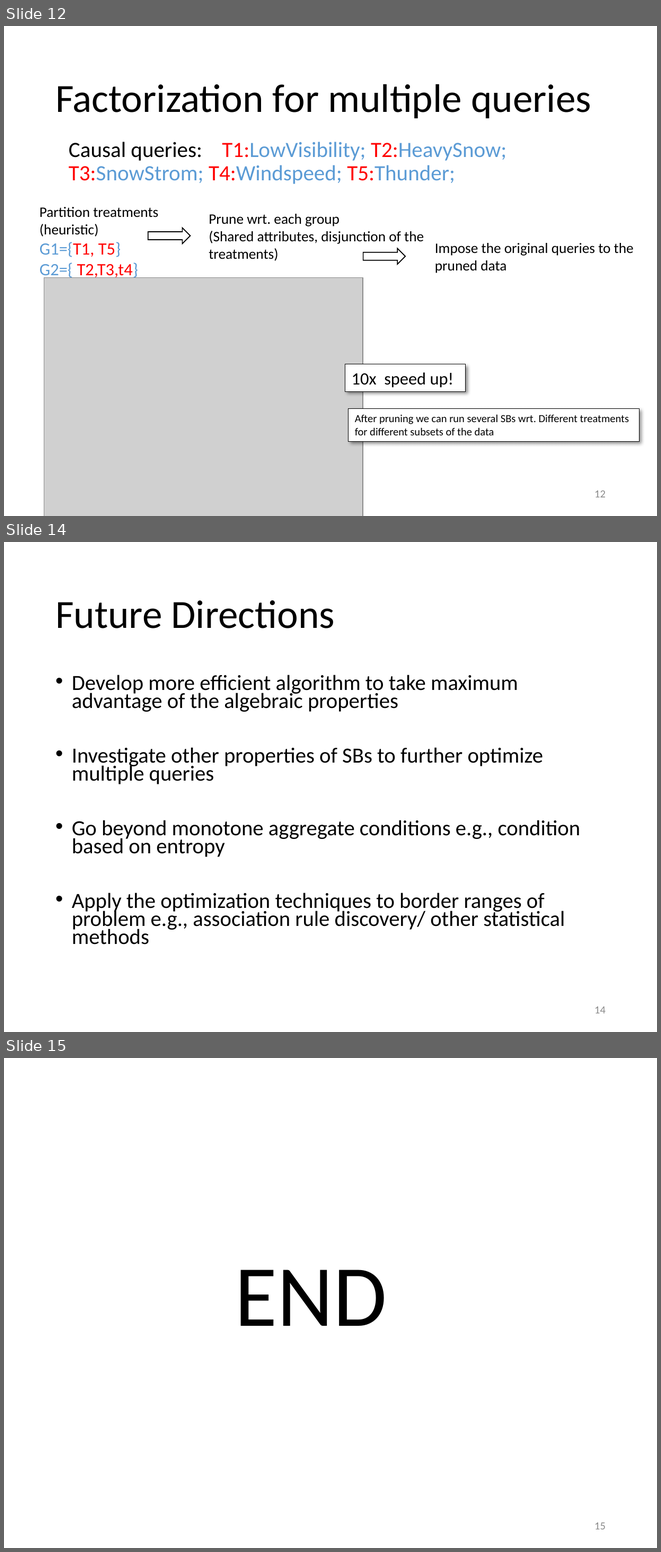
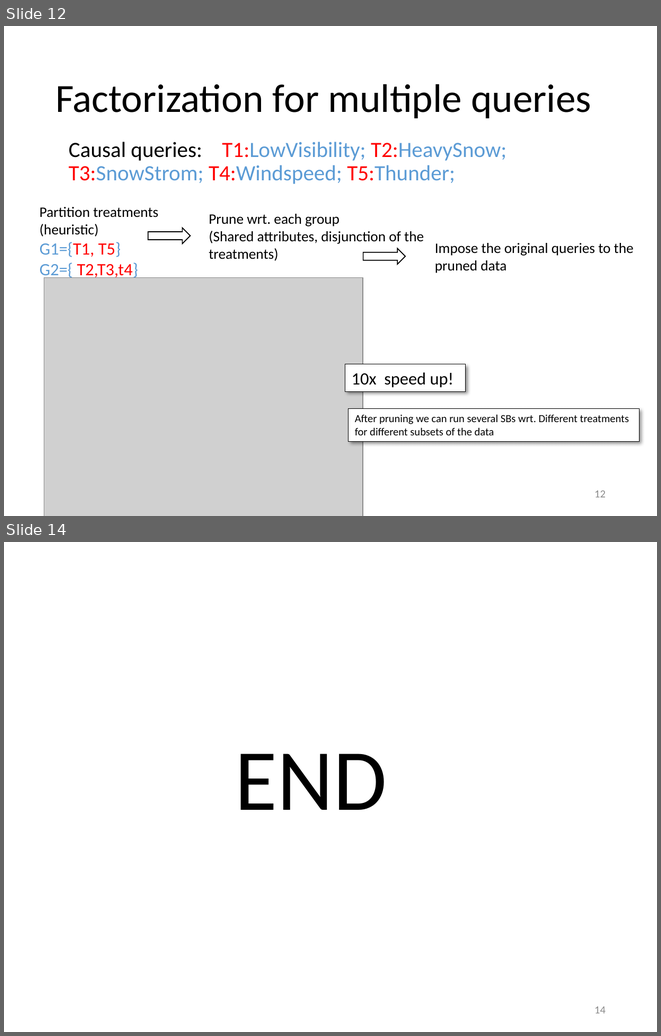
Before and after one commit to uwdb/website, a slide deck: events/database_day/2016/slides/causality_BD.pptx. Shown one above the other, each under a label of ours: slides 12, 14 and 15 before the commit, slides 12 and 14 after it; the slides between them are not shown. The pictures are 661x1552 and 661x1036 pixels, drawn with LibreOffice and Linux fonts; fonts in the diff are those of the drawing; grey boxes stand for pictures. Boxes give left, top, right and bottom in pixels: in the first picture for what was removed or moved away, otherwise in the second. Text is boxed around its words. In the diff, an @@ line names an element or a change of style, - is before the commit and + after.

```diff
--- a/events/database_day/2016/slides/causality_BD.pptx
+++ b/events/database_day/2016/slides/causality_BD.pptx
@@ slide 14 removed at box(4, 542, 657, 1032), background #FFFFFF @@
@@ title removed at box(55, 600, 335, 628) @@
-Future Directions
@@ text removed at box(72, 674, 581, 944) @@
-• Develop more efficient algorithm to take maximum advantage of the algebraic properties
-• Investigate other properties of SBs to further optimize multiple queries
-• Go beyond monotone aggregate conditions e.g., condition based on entropy
-• Apply the optimization techniques to border ranges of problem e.g., association rule discovery/ other statistical methods
@@ page number removed at box(594, 1006, 606, 1013) @@
-14
@@ what was slide 15 is now slide 14 @@
@@ page number at box(594, 1006, 606, 1013): text changed @@
-15
+14
```
Also in this commit, not shown: 3 slides changed.
